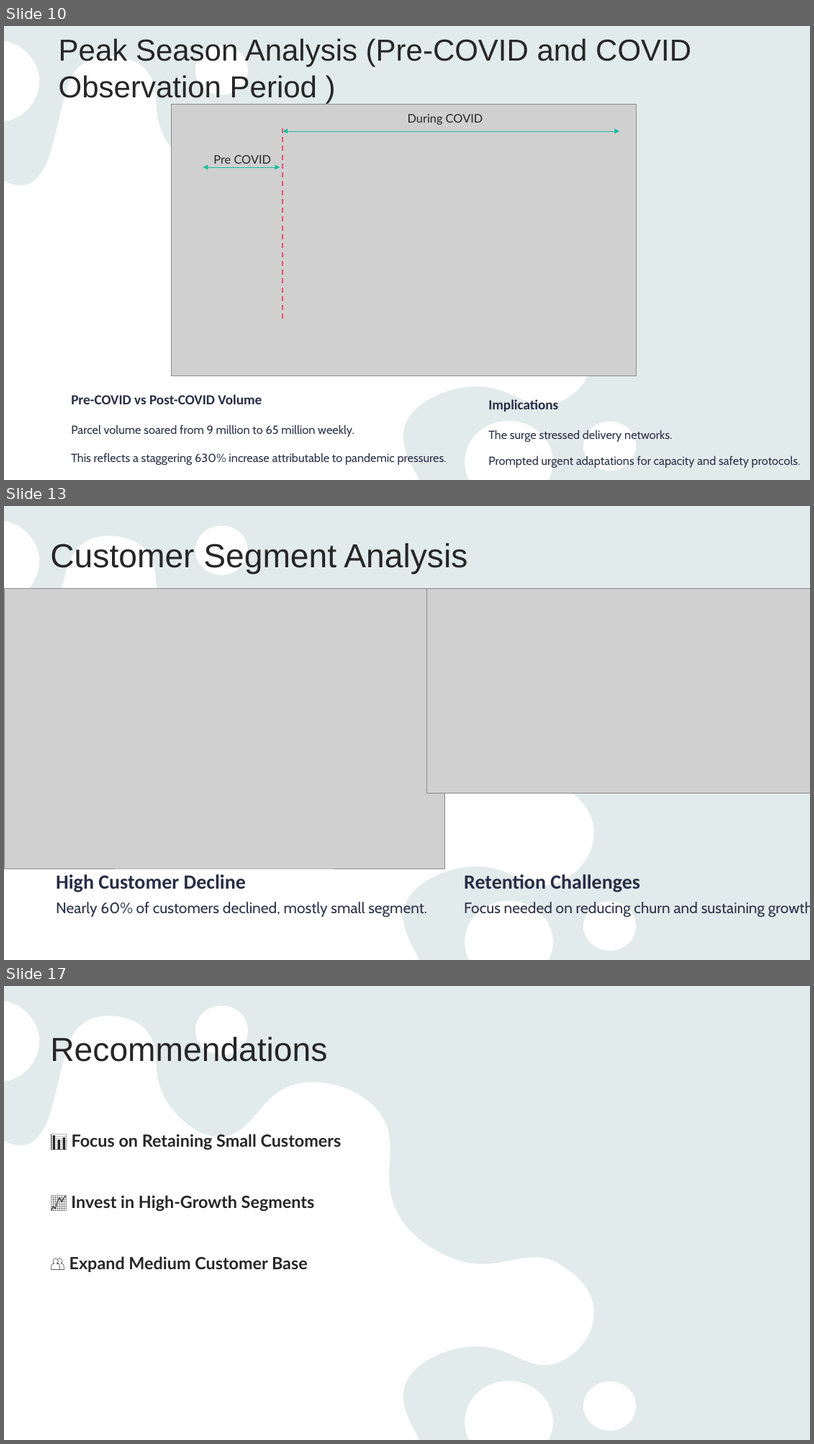
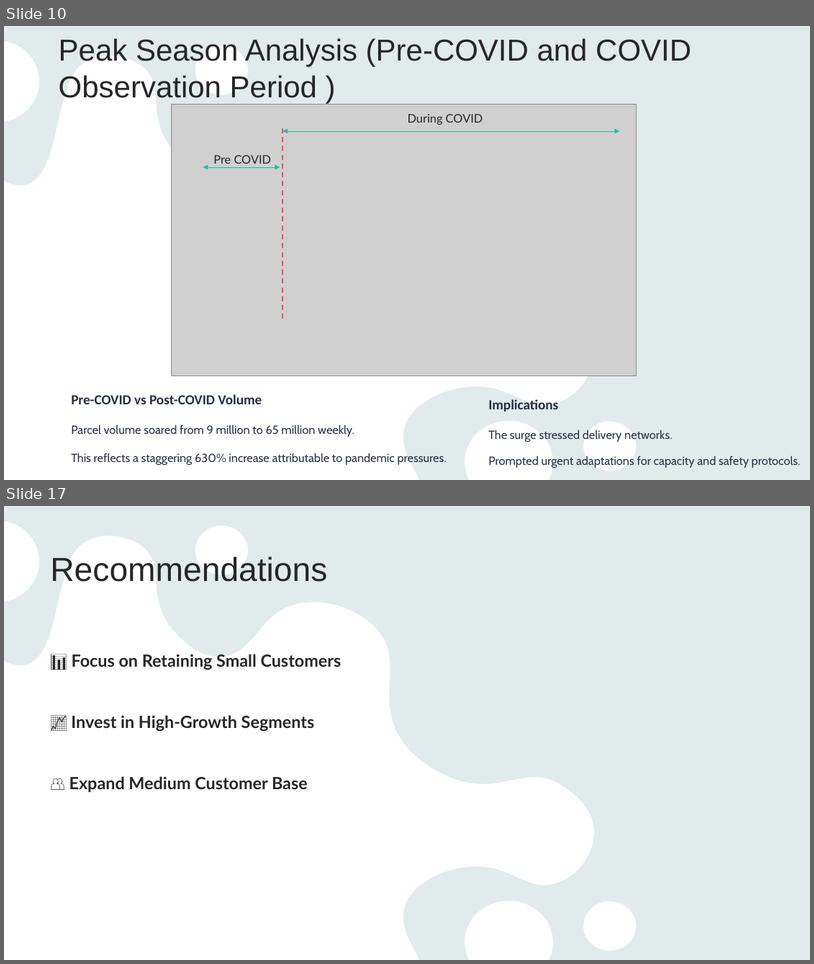
Before and after one commit to anhquanbui/finalprojectg7, a slide deck: Project.pptx. Shown one above the other, each under a label of ours: slides 10, 13 and 17 before the commit, slides 10 and 17 after it; the slides between them are not shown. The pictures are 814x1444 and 814x964 pixels, drawn with LibreOffice and Linux fonts; fonts in the diff are those of the drawing; grey boxes stand for pictures. Boxes give left, top, right and bottom in pixels: in the first picture for what was removed or moved away, otherwise in the second. Text is boxed around its words. In the diff, an @@ line names an element or a change of style, - is before the commit and + after.

```diff
--- a/Project.pptx
+++ b/Project.pptx
@@ slide 13 removed at [4,506,810,960], background #E9F3F3; not listed: 2 template elements that a slide beside it also shows @@
@@ title removed at [50,543,468,574] @@
-Customer Segment Analysis
@@ picture removed at [4,589,445,868] @@
@@ picture removed at [427,589,810,793] @@
@@ text removed at [56,874,246,892] @@
-High Customer Decline
@@ text removed at [464,874,640,892] @@
-Retention Challenges
@@ text removed at [56,901,427,916] @@
-Nearly 60% of customers declined, mostly small segment.
@@ text removed at [464,901,810,916] @@
-Focus needed on reducing churn and sustaining growth
```
Also in this commit, not shown: 4 slides changed, 6 slides added, 5 other slides removed.
